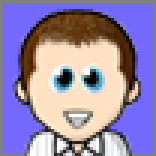
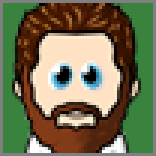
Layers edited between the first and the second 156×156 image:
added layer "kevin mcginty1" in group "icon" over [12,3,141,153]
hid "Layer 1" over [12,9,141,156]
painted on "Shape 1" over [3,3,153,156]
